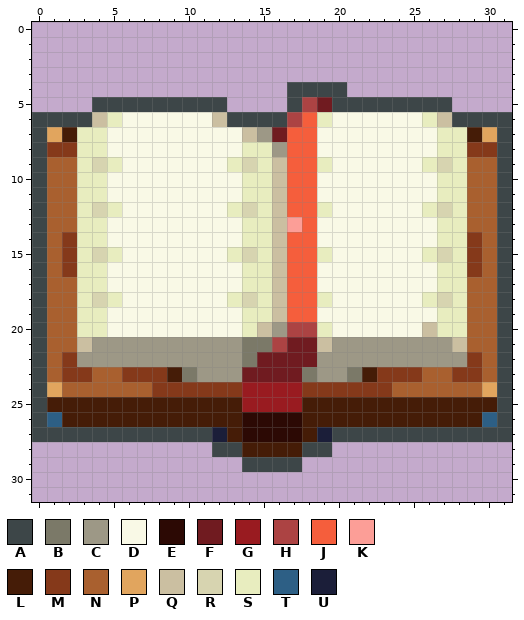
A pixel-art sprite gets an edit: Assets/Sprites/PrototypeSprites/RulletSprites/Pixel_Sprites/icon/dictionaryIcon.png. Above is the file before it was changed.
The file is 32x32 pixels.
Palette (. is transparent): A #3d4648  B #7b7968  C #9d9886  D #f9f9e6  E #2c0904  F #701b20  G #991b20  H #ac4343  J #f55e3c  K #fc9e97  L #451c07  M #85391a  N #a9602f  P #e1a55e  Q #cbbfa1  R #d7d4b0  S #e8edbf  T #2d5f85  U #1b1e39
Pixels before, first column x 0:
 4 .................AAAA...........
 5 ....AAAAAAAAA....AHFAAAAAAAA....
 6 AAAAQSDDDDDDQAAAAHJSDDDDDDSQAAAA
 7 APLSSDDDDDDDDDQCFJJDDDDDDDDSSLPA
 8 AMMSSDDDDDDDDDSSCJJDDDDDDDDSSMMA
 9 ANNSRSDDDDDDDSRSQJJSDDDDDDSRSNNA
10 ANNSSDDDDDDDDDSSQJJDDDDDDDDSSNNA
11 ANNSSDDDDDDDDDSSQJJDDDDDDDDSSNNA
12 ANNSRSDDDDDDDSRSQJJSDDDDDDSRSNNA
13 ANNSSDDDDDDDDDSSQKJDDDDDDDDSSNNA
14 ANMSSDDDDDDDDDSSQJJDDDDDDDDSSMNA
15 ANMSRSDDDDDDDSRSQJJSDDDDDDSRSMNA
16 ANMSSDDDDDDDDDSSQJJDDDDDDDDSSMNA
17 ANNSSDDDDDDDDDSSQJJDDDDDDDDSSNNA
18 ANNSRSDDDDDDDSRSQJJSDDDDDDSRSNNA
19 ANNSSDDDDDDDDDSSQJJDDDDDDDDSSNNA
20 ANNSSDDDDDDDDDSQCHHSDDDDDDQSSNNA
21 ANNQCCCCCCCCCCBBHFFQCCCCCCCCQNNA
22 ANMCCCCCCCCCCCBFFFFCCCCCCCCCCMNA
23 ANMMNNMMMLBCCCFFFFBCCBLMMMNNMMNA
24 APNNNNNNMMMMMMGGGGMMMMMMNNNNNNPA
25 ALLLLLLLLLLLLLGGGGLLLLLLLLLLLLLA
26 ATLLLLLLLLLLLLEEEELLLLLLLLLLLLTA
27 AAAAAAAAAAAAULEEEELUAAAAAAAAAAAA
28 ............AALLLLAA............
29 ..............AAAA..............
New version:
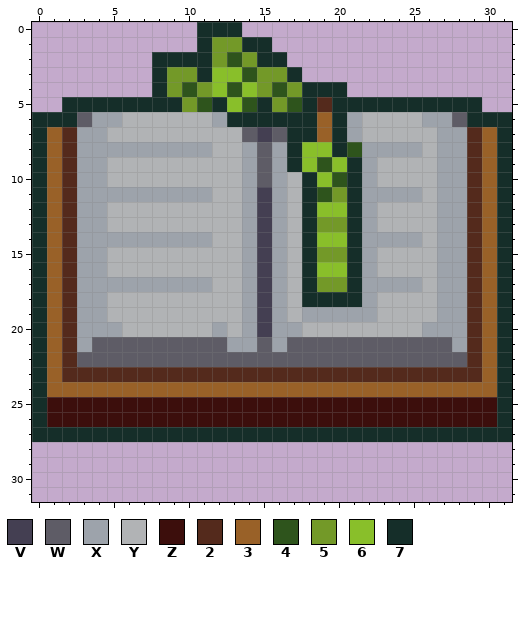
Colours new in this view: V #443f52  W #5e5c66  X #9da3ab  Y #b1b3b5  Z #3c0e0c  2 #542a1c  3 #996128  4 #2e541c  5 #739928  6 #89bf2a  7 #152e29
The exact change:
Changed rows in their new state; - is an unchanged pixel.
first column x 0:
 0 -----------777------------------
 1 -----------75577----------------
 2 --------777754577---------------
 3 --------7557664557--------------
 4 --------7545646545777-----------
 5 --7777777754764754727777777777--
 6 777WXXYYYYYYX77777737XYYYYXXW777
 7 732XXYYYYYYYYYWVW7737XYYYYYXX237
 8 732XXXXXXXXXYYXWX76674XXXXYXX237
 9 732XXYYYYYYYYYXWX76467XYYYYXX237
10 732XXYYYYYYYYYXWXY7647XYYYYXX237
11 732XXXXXXXXXYYXVXY7457XXXXYXX237
12 732XXYYYYYYYYYXVXY7667XYYYYXX237
13 732XXYYYYYYYYYXVXY7557XYYYYXX237
14 732XXXXXXXXXYYXVXY7667XXXXYXX237
15 732XXYYYYYYYYYXVXY7557XYYYYXX237
16 732XXYYYYYYYYYXVXY7667XYYYYXX237
17 732XXXXXXXXXYYXVXY7557XXXXYXX237
18 732XXYYYYYYYYYXVXY7777XYYYYXX237
19 732XXYYYYYYYYYXVXYXXXXXYYYYXX237
20 732XXXYYYYYYXYXVXXYYYYYYYYXXX237
21 732XWWWWWWWWWXXWXWWWWWWWWWWWX237
22 732WWWWWWWWWWWWWWWWWWWWWWWWWW237
23 73222222222222222222222222222237
24 73333333333333333333333333333337
25 7ZZZZZZZZZZZZZZZZZZZZZZZZZZZZZZ7
26 7ZZZZZZZZZZZZZZZZZZZZZZZZZZZZZZ7
27 77777777777777777777777777777777
28 ------------........------------
29 --------------....--------------
Where, in picture pixels (left, top, right, bottom), the same in both pictures:
changed: (32, 22, 512, 472)
